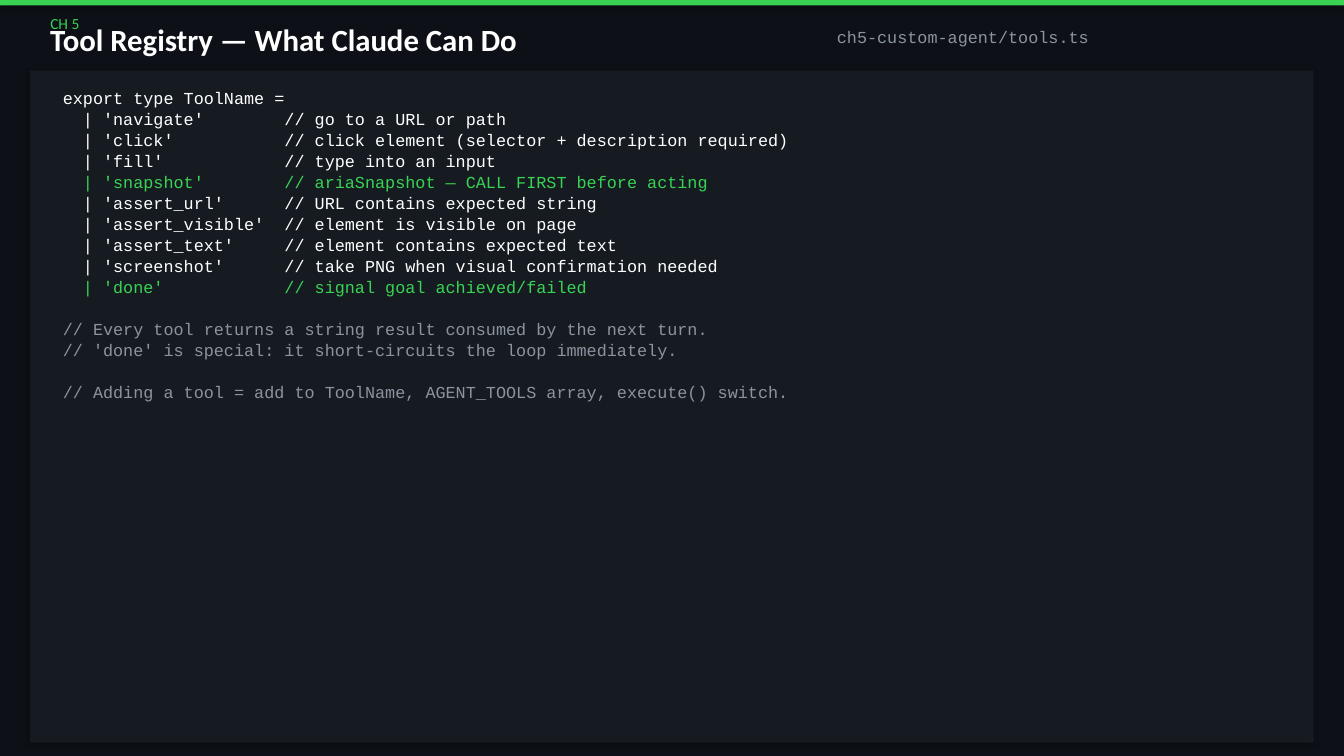
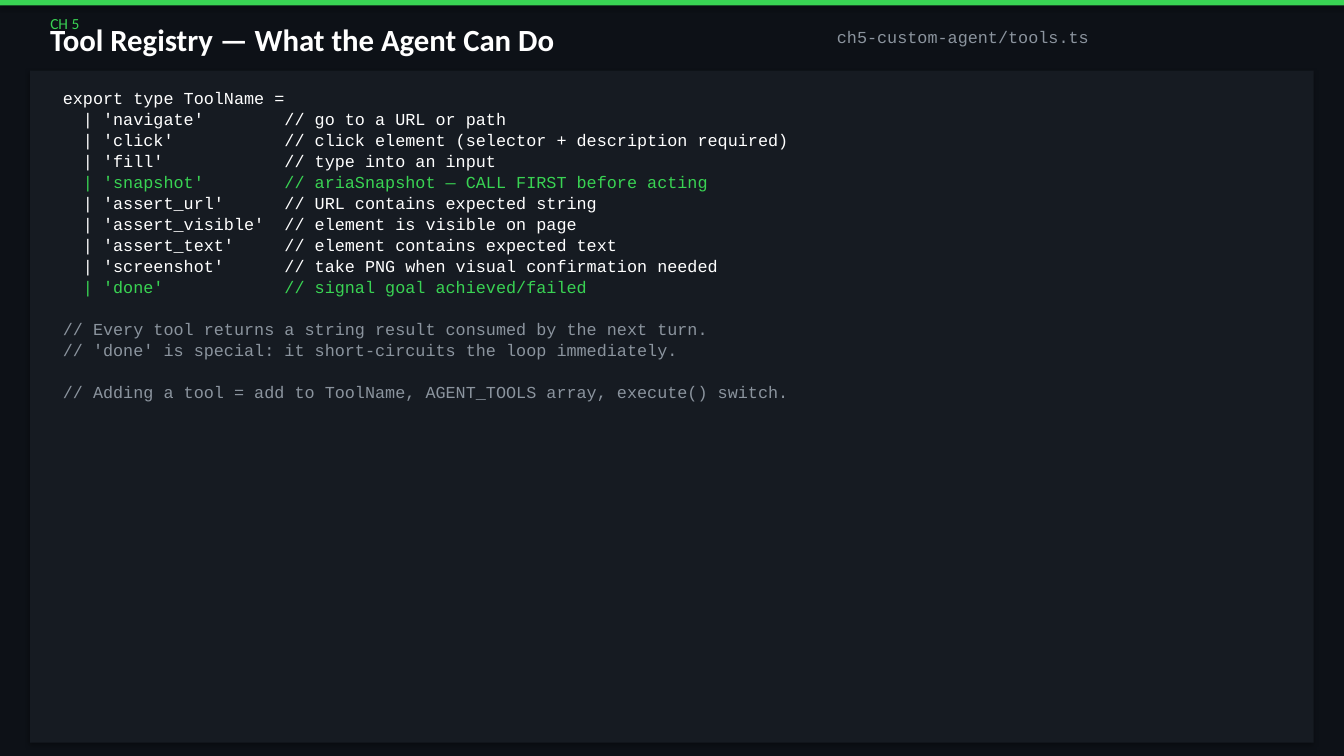
Before and after one commit to QA-Olympians-Academy/web-detective, a slide deck: slide 56 of web-detective-workshop.pptx. Drawn at 1344x756 pixels with LibreOffice and Linux fonts; fonts in the diff are those of the drawing. Boxes give left, top, right and bottom in pixels: in the first picture for what was removed or moved away, otherwise in the second. Text is boxed around its words. In the diff, an @@ line names an element or a change of style, - is before the commit and + after.

```diff
--- a/web-detective-workshop.pptx
+++ b/web-detective-workshop.pptx
@@ text at [50, 25, 554, 57]: text changed @@
-Tool Registry — What Claude Can Do
+Tool Registry — What the Agent Can Do
```
Also in this commit, not shown: 15 other slides changed, 1 slide added, 1 slide removed, 20 other files.
